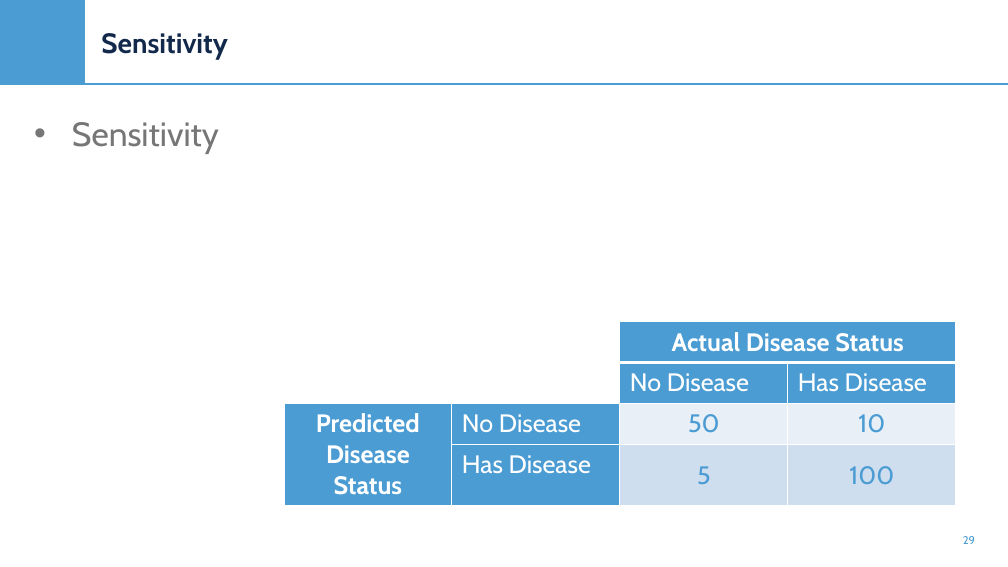
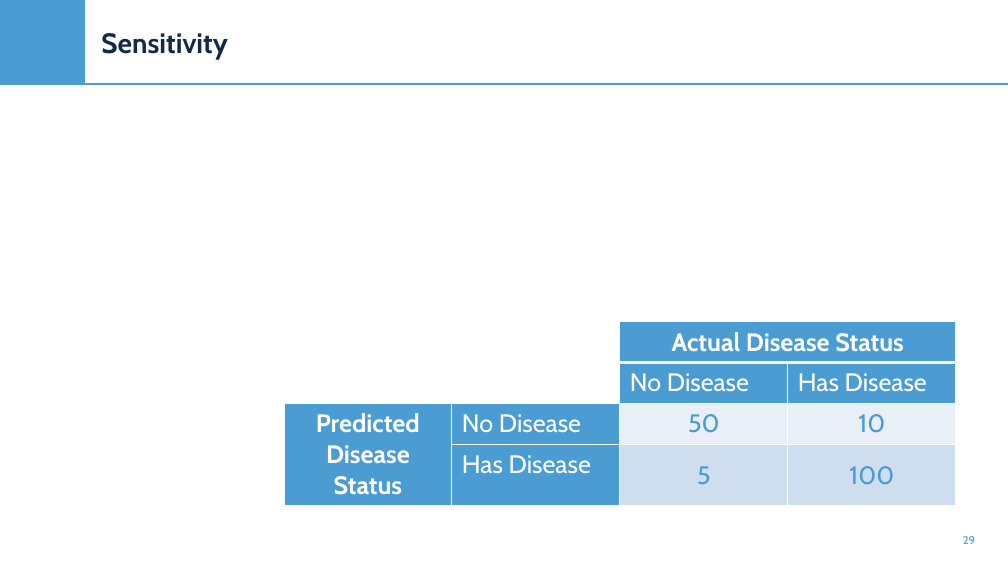
Before and after one commit to e-cui/ENABLE-HiDAV-Online-Modules, a slide deck: slide 29 of Data Mining Modules/Presentations/Predictive Analysis.pptx. Drawn at 1008x567 pixels with LibreOffice and Linux fonts; fonts in the diff are those of the drawing; grey boxes stand for pictures; background and template pictures are left out. Boxes give left, top, right and bottom in pixels: in the first picture for what was removed or moved away, otherwise in the second. Text is boxed around its words. In the diff, an @@ line names an element or a change of style, - is before the commit and + after.

Commit message:
Update Predictive Analysis.pptx
Added content about sensitivity, specificty, and ROC curves

```diff
--- a/Data Mining Modules/Presentations/Predictive Analysis.pptx
+++ b/Data Mining Modules/Presentations/Predictive Analysis.pptx
@@ subtitle removed at box(72, 122, 219, 154) @@
-• Sensitivity
```
Also in this commit, not shown: 4 other slides changed, 2 slides added.
